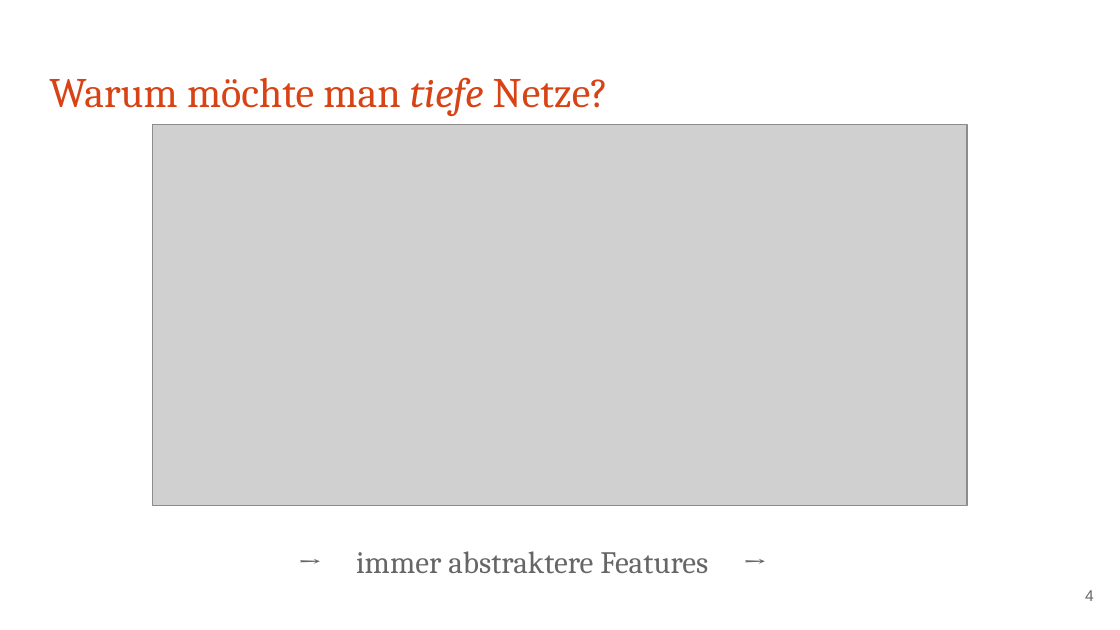
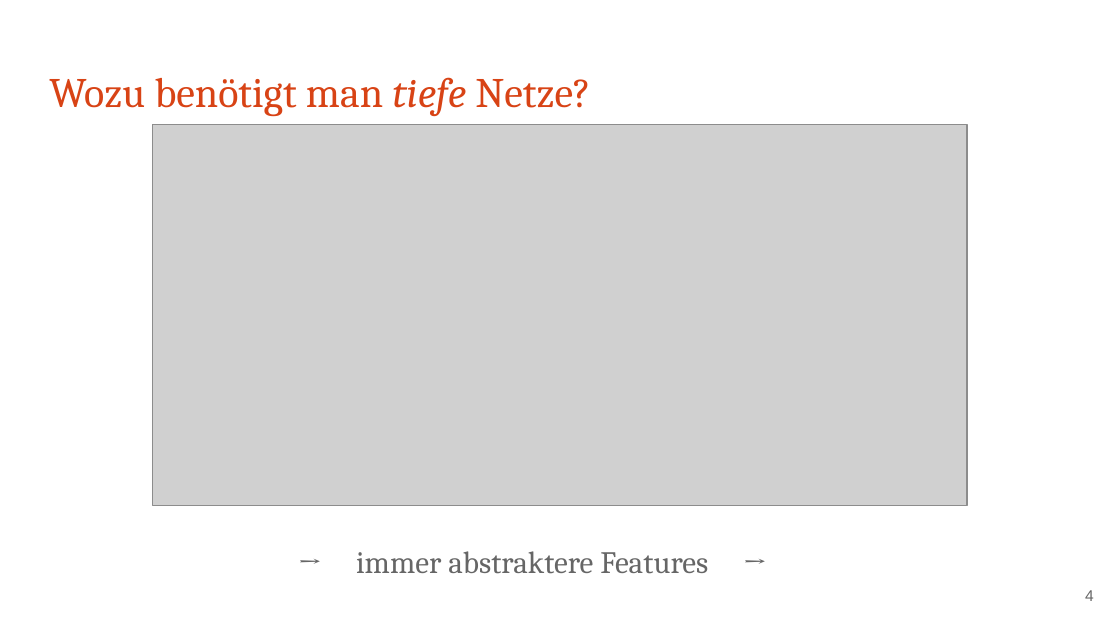
Before and after one commit to alexkowsik/deep-learning-online, a slide deck: slide 4 of Residual Networks/ResidualNetworks-Slides.pptx. Drawn at 1120x630 pixels with LibreOffice and Linux fonts; fonts in the diff are those of the drawing; grey boxes stand for pictures. Boxes give left, top, right and bottom in pixels: in the first picture for what was removed or moved away, otherwise in the second. Text is boxed around its words. In the diff, an @@ line names an element or a change of style, - is before the commit and + after.

```diff
--- a/Residual Networks/ResidualNetworks-Slides.pptx
+++ b/Residual Networks/ResidualNetworks-Slides.pptx
@@ title at (x1=49, y1=77, x2=591, y2=117): text changed @@
-Warum möchte man tiefe Netze?
+Wozu benötigt man tiefe Netze?
```
Also in this commit, not shown: 5 other slides changed, 1 other file.
